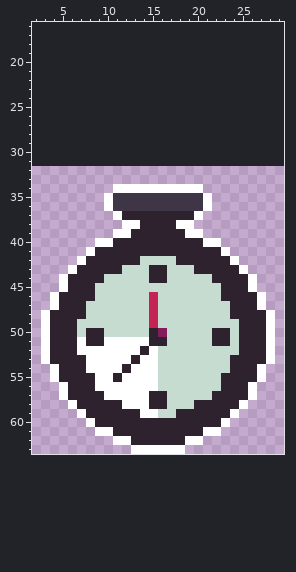
Pixel-art sprite: Assets/Sprites/New Sprites/clock.png. Above, as it was before the edit.
The file is 32x32 pixels. Shown: x 2..29, y 16..63. The old version is drawn lined up with the new one, on the new canvas.
After:
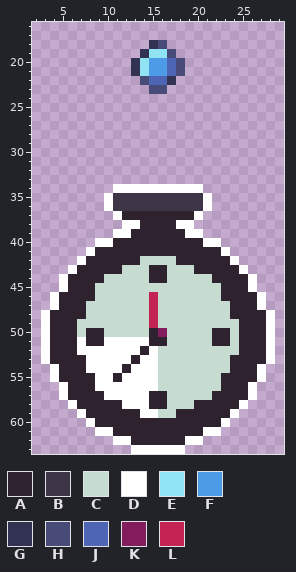
Palette (. is transparent): A #2e222f  B #3e3546  C #c7dcd0  D #ffffff  E #8fe3f2  F #4d9be6  G #323353  H #484a77  J #4d65b4  K #831c5d  L #c32454
Change:
{"change": "canvas 32x32 -> 32x64, the old top-left corner now at 0,32"}
{"y":18,"x":15,"old":"..","new":"GH"}
{"y":19,"x":14,"old":"....","new":"GEEH"}
{"y":20,"x":13,"old":"......","new":"GEFFJH"}
{"y":21,"x":13,"old":"......","new":"GEFFJH"}
{"y":22,"x":14,"old":"....","new":"HJJG"}
{"y":23,"x":15,"old":"..","new":"HH"}
